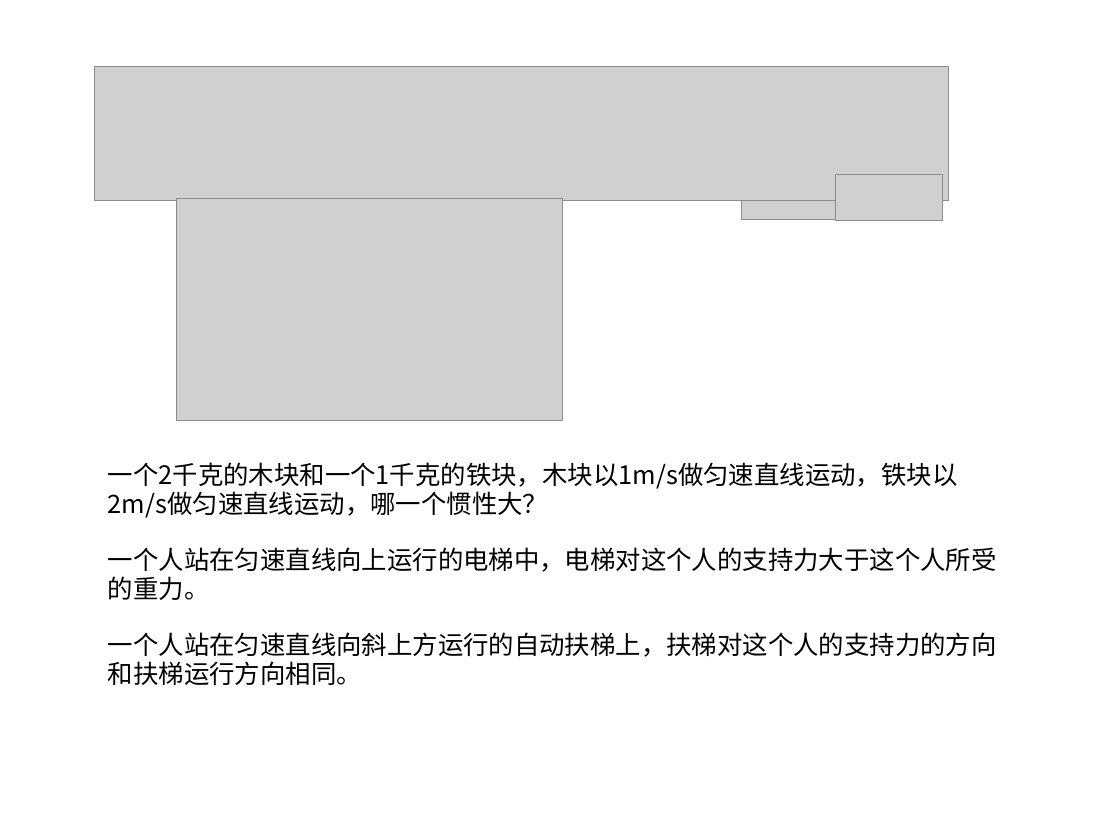
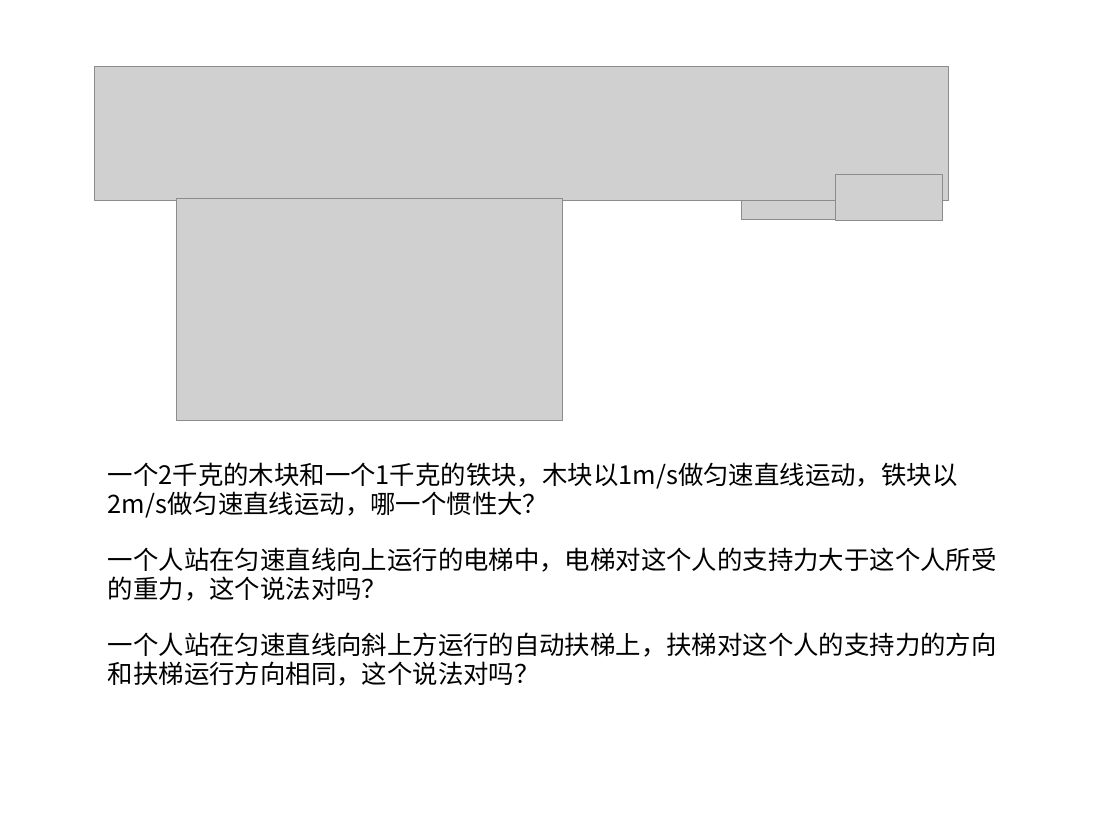
Before and after one commit to ericzhang/english-math, a slide deck: slide 5 of physics/grade-8-下/8下物理人教版-unit-8-运动和力.ppt. Drawn at 1120x840 pixels with LibreOffice and Linux fonts; fonts in the diff are those of the drawing; grey boxes stand for pictures. Boxes give left, top, right and bottom in pixels: in the first picture for what was removed or moved away, otherwise in the second. Text is boxed around its words. In the diff, an @@ line names an element or a change of style, - is before the commit and + after.

```diff
--- a/physics/grade-8-下/8下物理人教版-unit-8-运动和力.ppt
+++ b/physics/grade-8-下/8下物理人教版-unit-8-运动和力.ppt
@@ text at [108, 576, 387, 601]: text changed @@
-的重力。
+的重力，这个说法对吗？
@@ text at [108, 661, 540, 686]: text changed @@
-和扶梯运行方向相同。
+和扶梯运行方向相同，这个说法对吗？
```
Also in this commit, not shown: 1 other slide changed, 2 other files.
